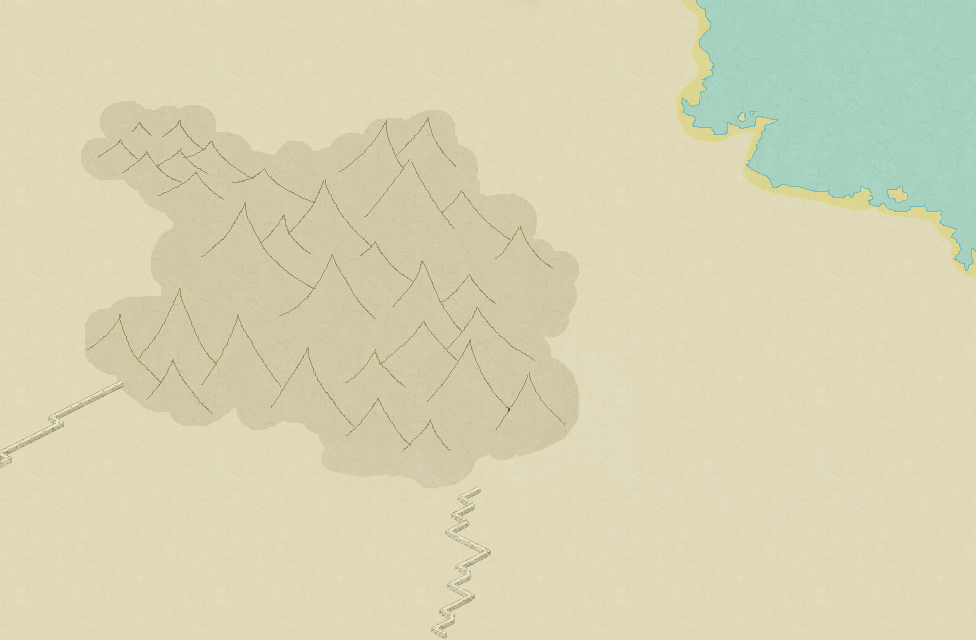
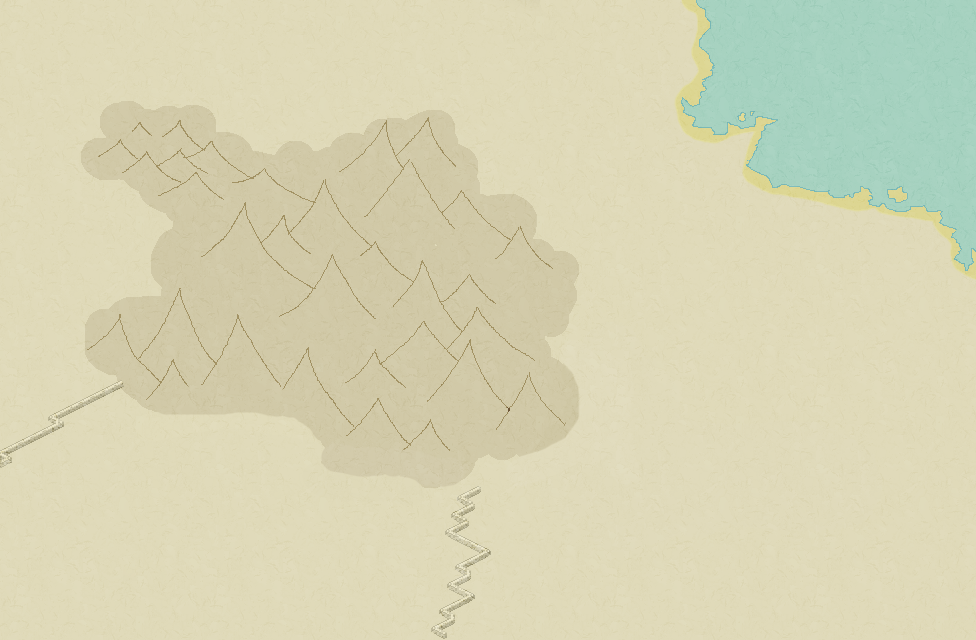
Layer changes from the first 976px x 640px image to the second:
painted on "Background copy" over (158, 385, 320, 441)
